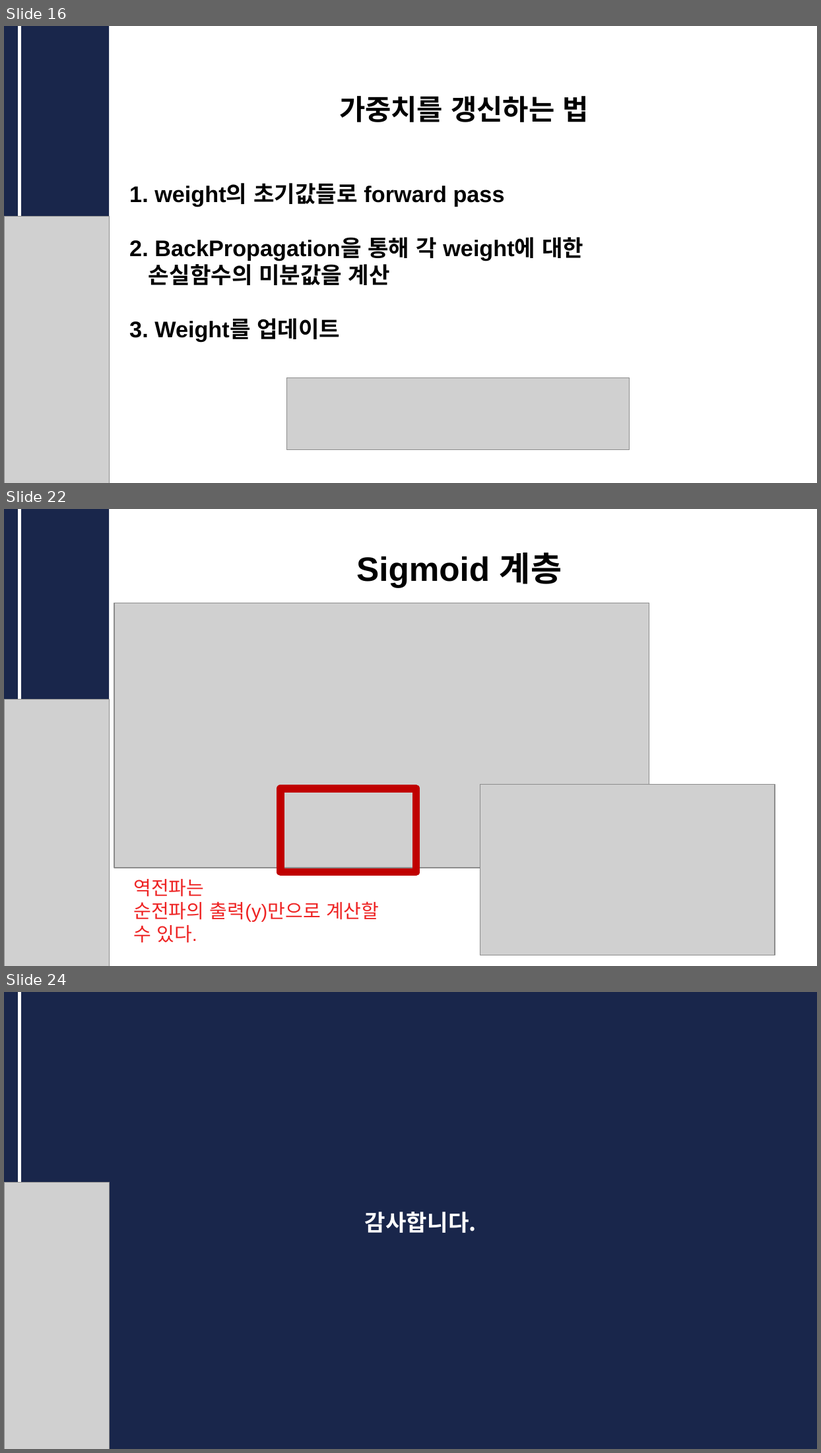
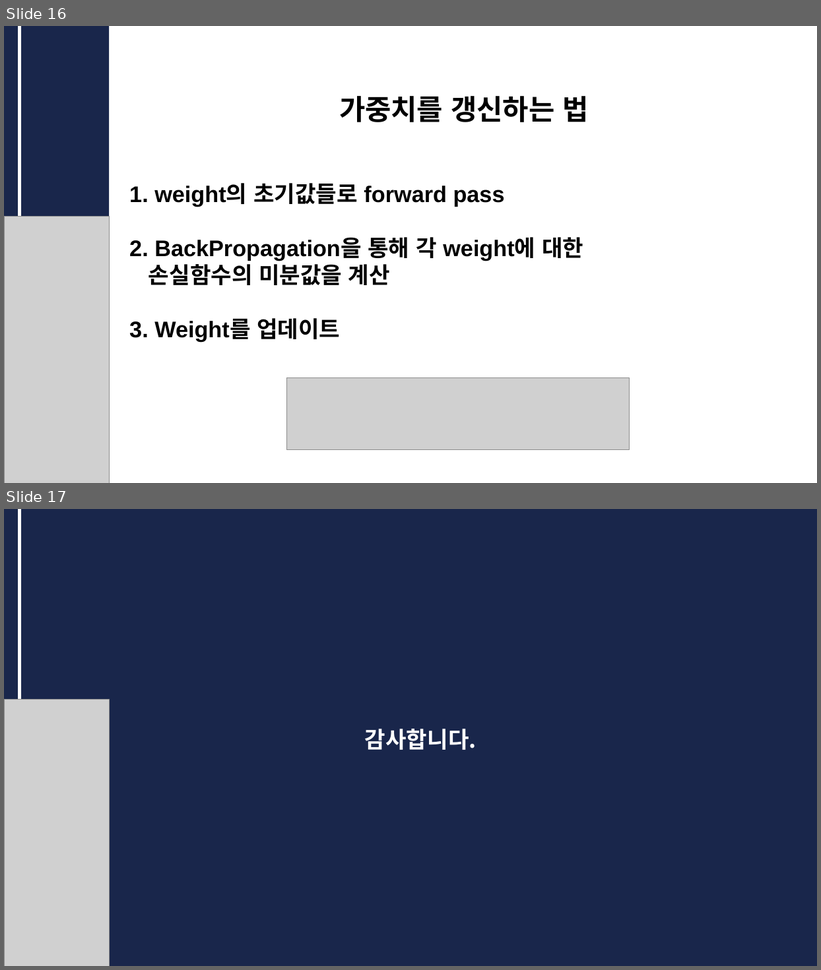
Before and after one commit to CUAI-CAU/2023-1_Study_DLfromScratch1, a slide deck: 발표자료/CUAI_딥러닝__0523.pptx. Shown one above the other, each under a label of ours: slides 16, 22 and 24 before the commit, slides 16 and 17 after it; the slides between them are not shown. The pictures are 821x1453 and 821x970 pixels, drawn with LibreOffice and Linux fonts; fonts in the diff are those of the drawing; grey boxes stand for pictures. Boxes give left, top, right and bottom in pixels: in the first picture for what was removed or moved away, otherwise in the second. Text is boxed around its words. In the diff, an @@ line names an element or a change of style, - is before the commit and + after.

```diff
--- a/발표자료/CUAI_딥러닝__0523.pptx
+++ b/발표자료/CUAI_딥러닝__0523.pptx
@@ slide 22 removed at (x1=4, y1=509, x2=817, y2=966), background #FFFFFF @@
@@ rectangle removed at (x1=4, y1=509, x2=109, y2=966) @@
@@ line removed from (19, 509) to (19, 700) @@
@@ text removed at (x1=356, y1=553, x2=562, y2=588) @@
-Sigmoid 계층
@@ picture removed at (x1=115, y1=603, x2=649, y2=867) @@
@@ picture removed at (x1=4, y1=700, x2=108, y2=966) @@
@@ picture removed at (x1=481, y1=785, x2=775, y2=955) @@
@@ rectangle removed at (x1=281, y1=789, x2=416, y2=873) @@
@@ text removed at (x1=133, y1=879, x2=379, y2=943) @@
-역전파는
-순전파의 출력(y)만으로 계산할 수 있다.
@@ what was slide 24 is now slide 17 @@
```
Also in this commit, not shown: 4 slides changed, 6 other slides removed.
